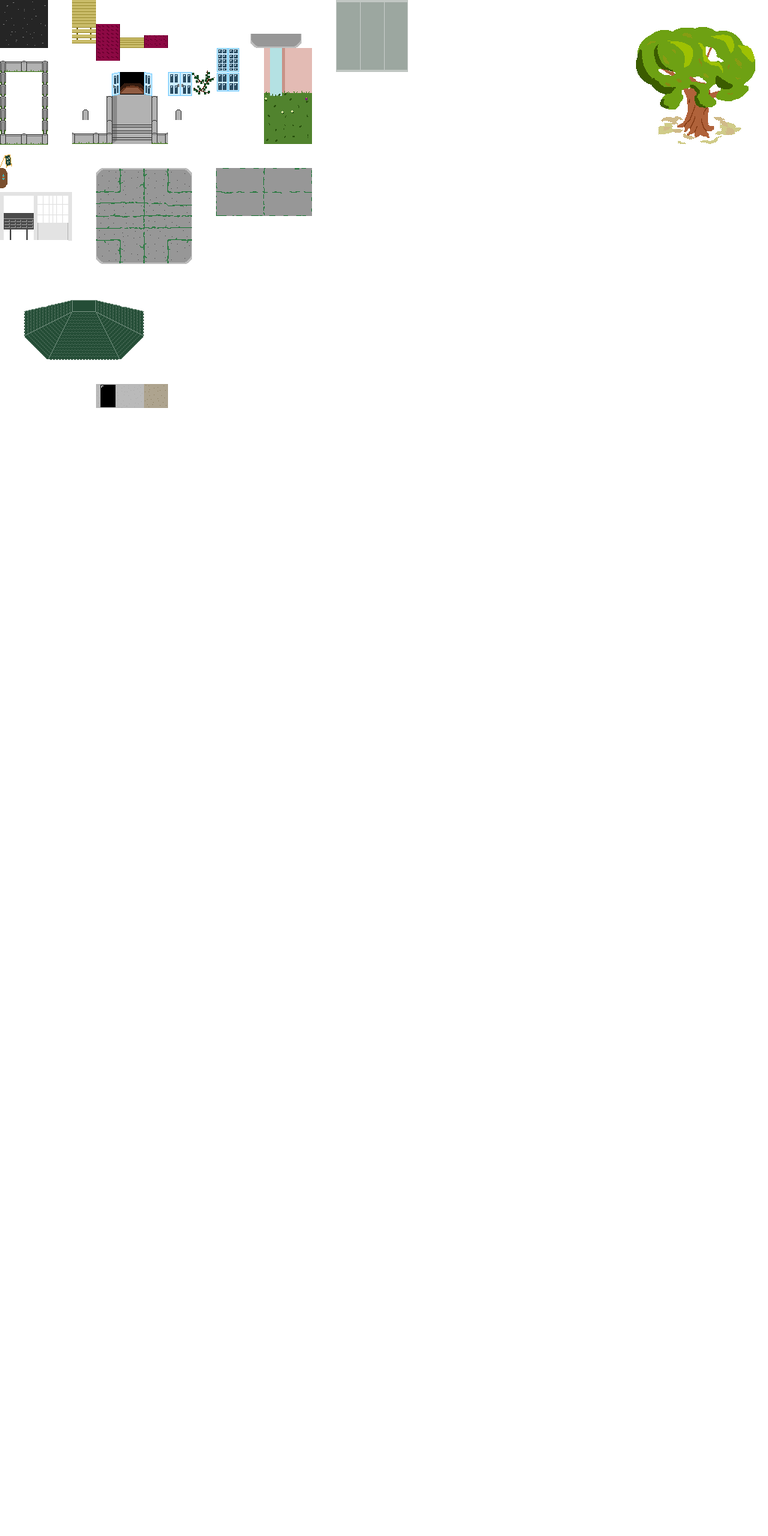
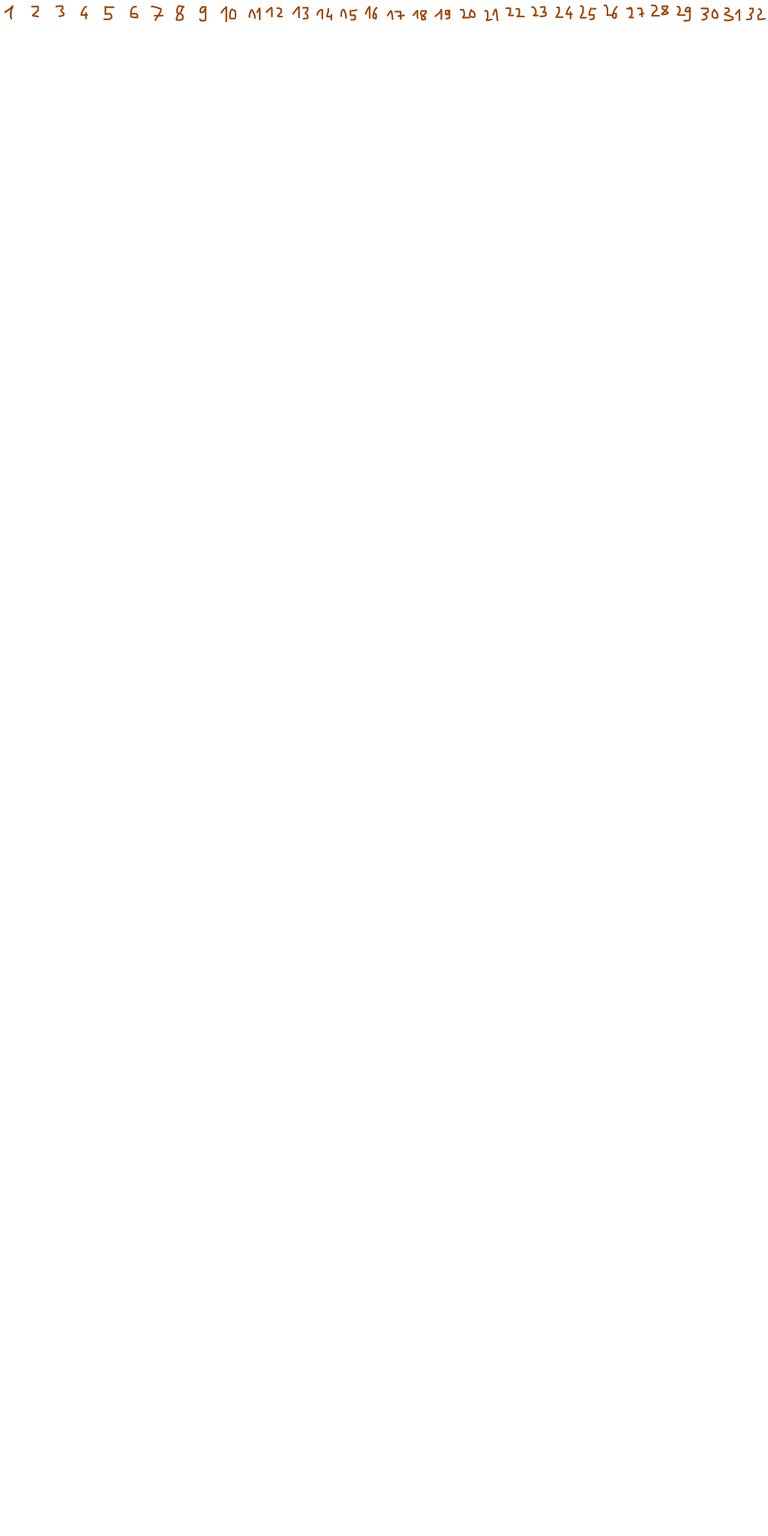
Layers edited between the first and the second (768, 1536) image:
renamed "asphalt" to "floor", painted on it over (0, 0, 767, 408)
removed group "haus a" (6 layers) over (0, 0, 767, 408)
removed layer "ivy" from group "haus a" over (191, 47, 240, 95)
removed layer "windows" from group "haus a" over (95, 5, 333, 190)
removed layer "walls" from group "haus a" over (0, 0, 767, 408)
removed layer "pavement" from group "haus a" over (0, 0, 767, 408)
removed layer "roofs" from group "haus a" over (0, 0, 767, 408)
removed layer "stairs, doors, fences" from group "haus a" over (0, 0, 767, 408)
removed group "haus b" (1 layers) over (0, 0, 767, 408)
removed layer "ecce" from group "haus b" over (0, 0, 767, 408)
removed group "tree" (3 layers) over (384, 0, 767, 144)
removed layer "crown" from group "tree" over (483, 4, 767, 144)
removed layer "leaves" from group "tree" over (658, 95, 743, 144)
removed layer "trunk" from group "tree" over (384, 0, 767, 144)
